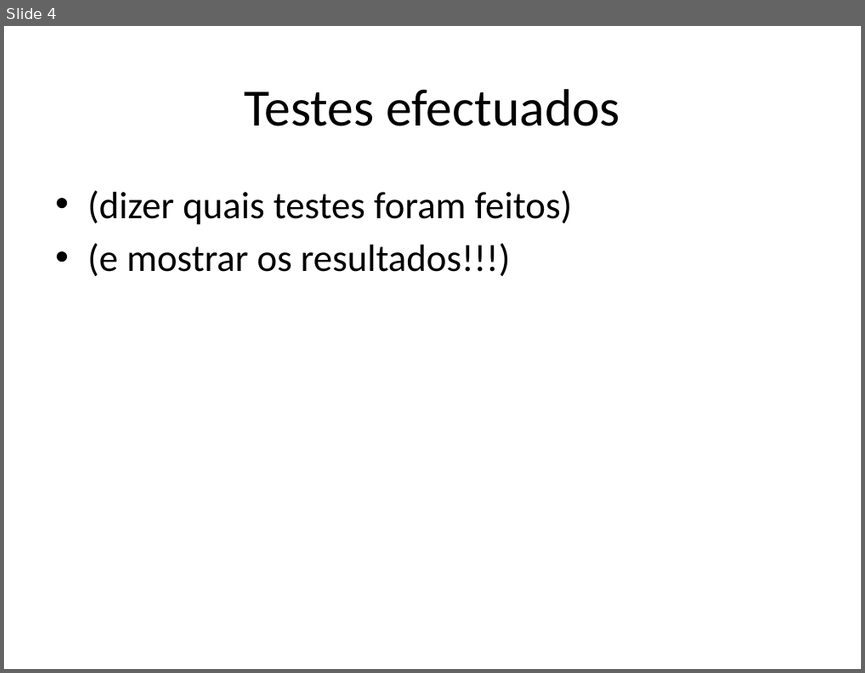
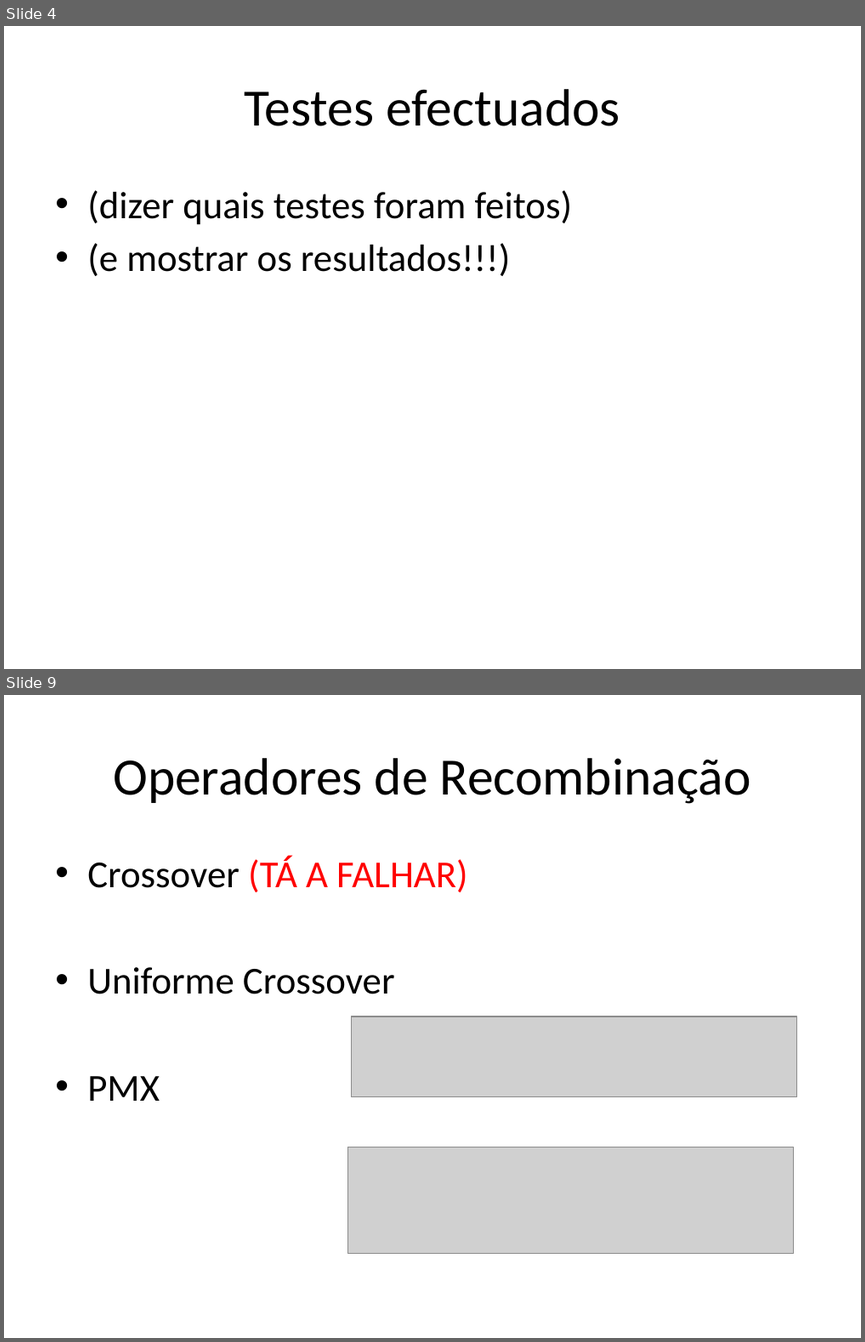
Before and after one commit to iptomar/genetic_11-12, a slide deck: ApresentacaoRelatorio_PSI_GeneticLAB.pptx. Shown one above the other, each under a label of ours: slide 4 before the commit, slides 4 and 9 after it; the slides between them are not shown. The pictures are 865x673 and 865x1342 pixels, drawn with LibreOffice and Linux fonts; fonts in the diff are those of the drawing; grey boxes stand for pictures. Boxes give left, top, right and bottom in pixels: in the first picture for what was removed or moved away, otherwise in the second. Text is boxed around its words. In the diff, an @@ line names an element or a change of style, - is before the commit and + after.

```diff
--- a/ApresentacaoRelatorio_PSI_GeneticLAB.pptx
+++ b/ApresentacaoRelatorio_PSI_GeneticLAB.pptx
@@ slide 9 added at [4, 695, 861, 1338], background #FFFFFF @@
@@ title added at [113, 758, 751, 804], 44 pt, text #000000 @@
+Operadores de Recombinação
@@ text added at [87, 856, 468, 1100], 32 pt, text #000000 @@
+• Crossover (TÁ A FALHAR)
+• Uniforme Crossover
+• PMX
@@ picture added at [352, 1016, 796, 1097] @@
@@ picture added at [348, 1147, 793, 1253] @@
```
Also in this commit, not shown: 1 slide changed, 15 other slides added.
